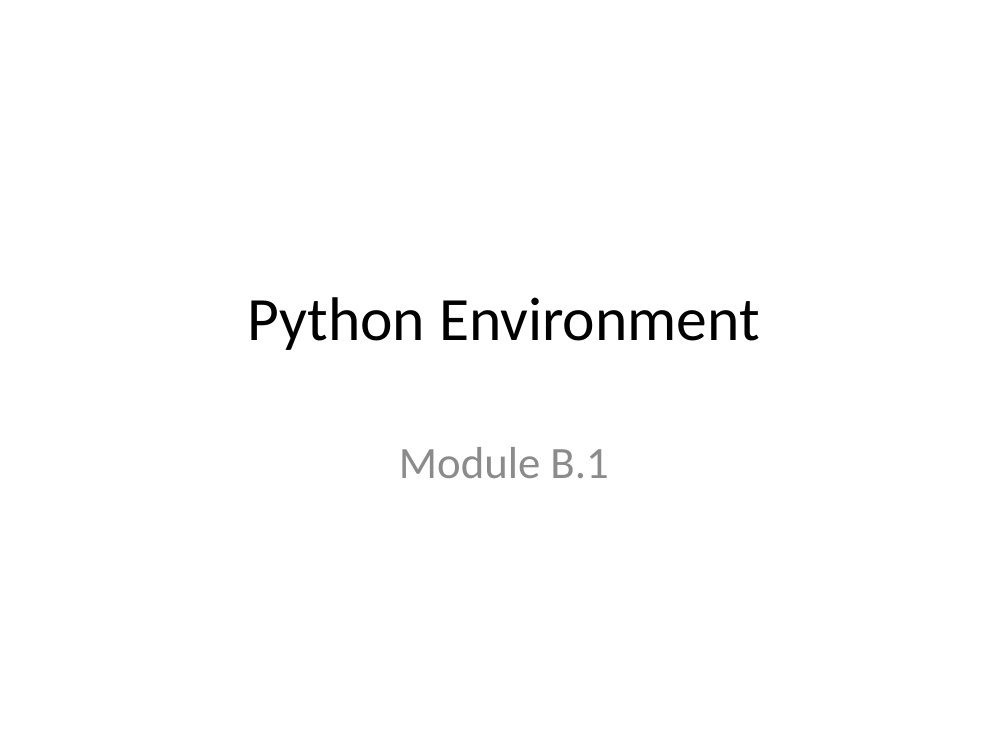
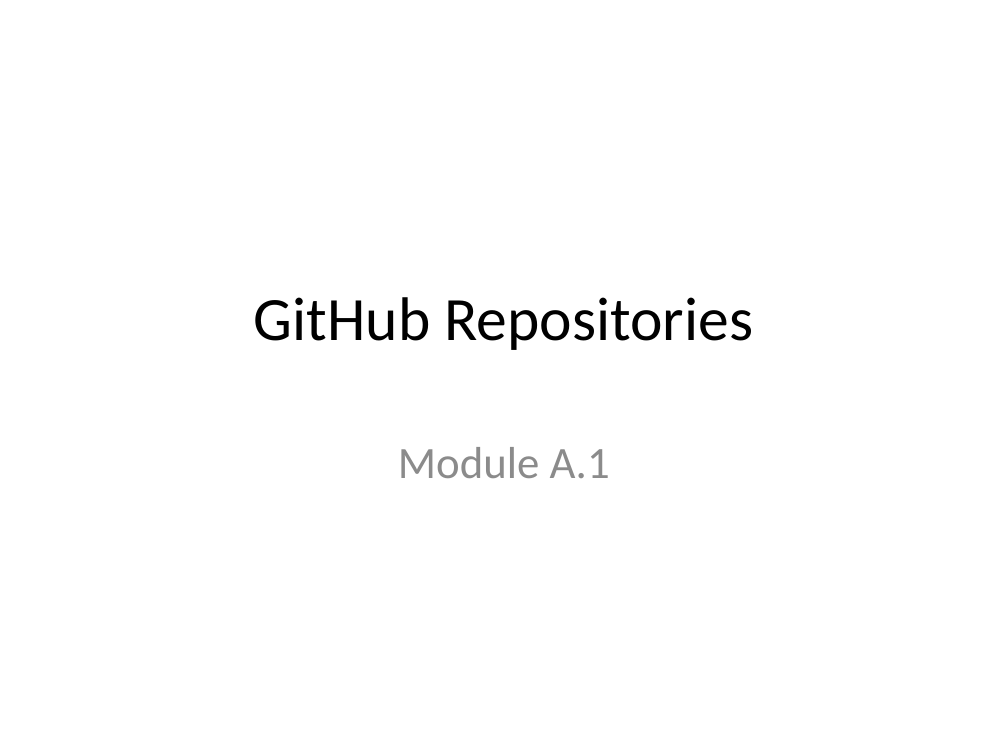
Before and after one commit to Greg5519/ICS2O0, a slide deck: slide 1 of Topic A Understanding Computers/A.1 Lesson - GitHub Repositories.pptx. Drawn at 1008x756 pixels with LibreOffice and Linux fonts; fonts in the diff are those of the drawing. Boxes give left, top, right and bottom in pixels: in the first picture for what was removed or moved away, otherwise in the second. Text is boxed around its words. In the diff, an @@ line names an element or a change of style, - is before the commit and + after.

```diff
--- a/Topic A Understanding Computers/A.1 Lesson - GitHub Repositories.pptx
+++ b/Topic A Understanding Computers/A.1 Lesson - GitHub Repositories.pptx
@@ title at bbox=[254, 297, 753, 350]: text changed @@
-Python Environment
+GitHub Repositories
@@ subtitle at bbox=[398, 447, 610, 478]: text changed @@
-Module B.1
+Module A.1
```
Also in this commit, not shown: 5 slides added, 1 other file.
